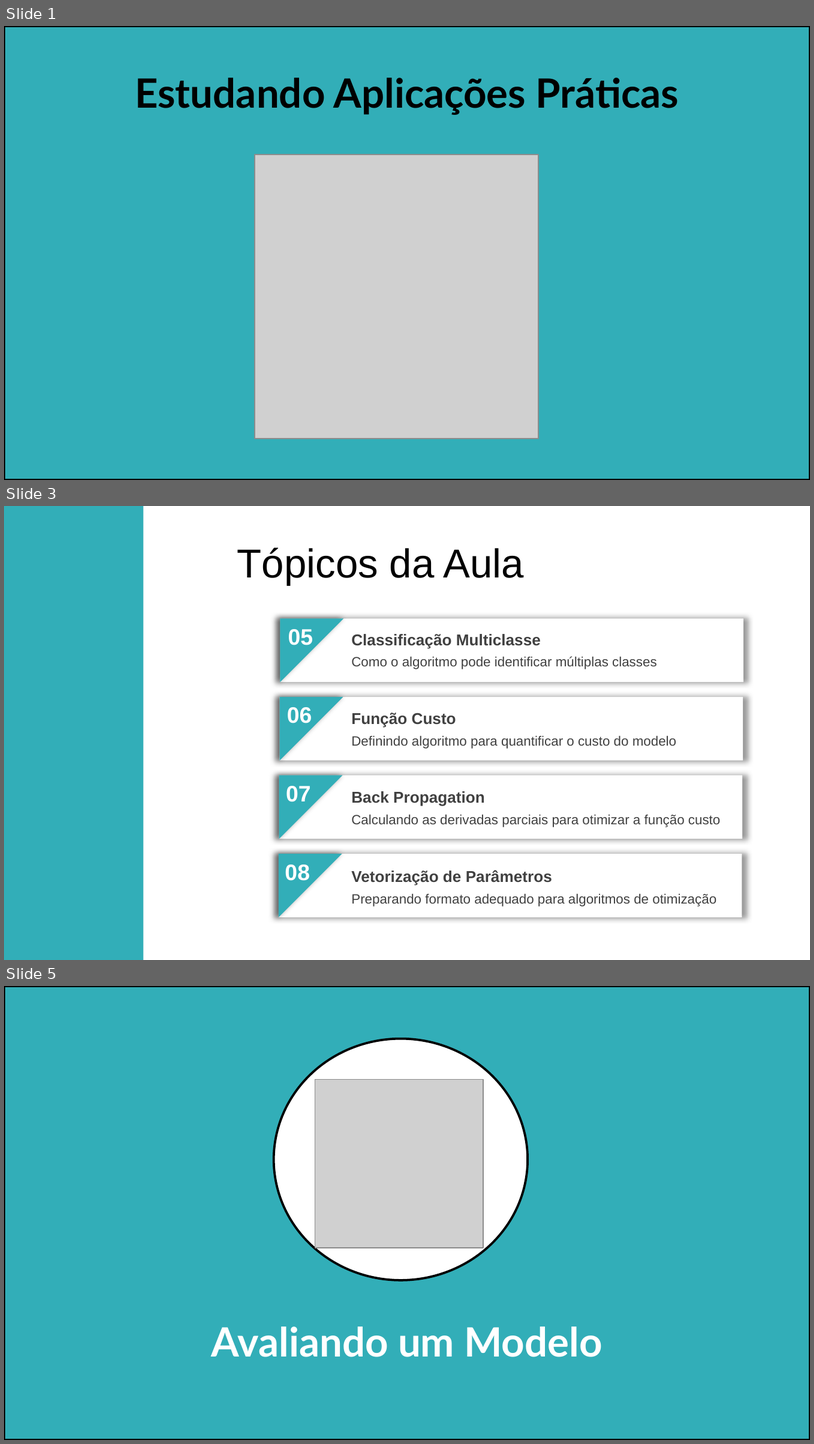
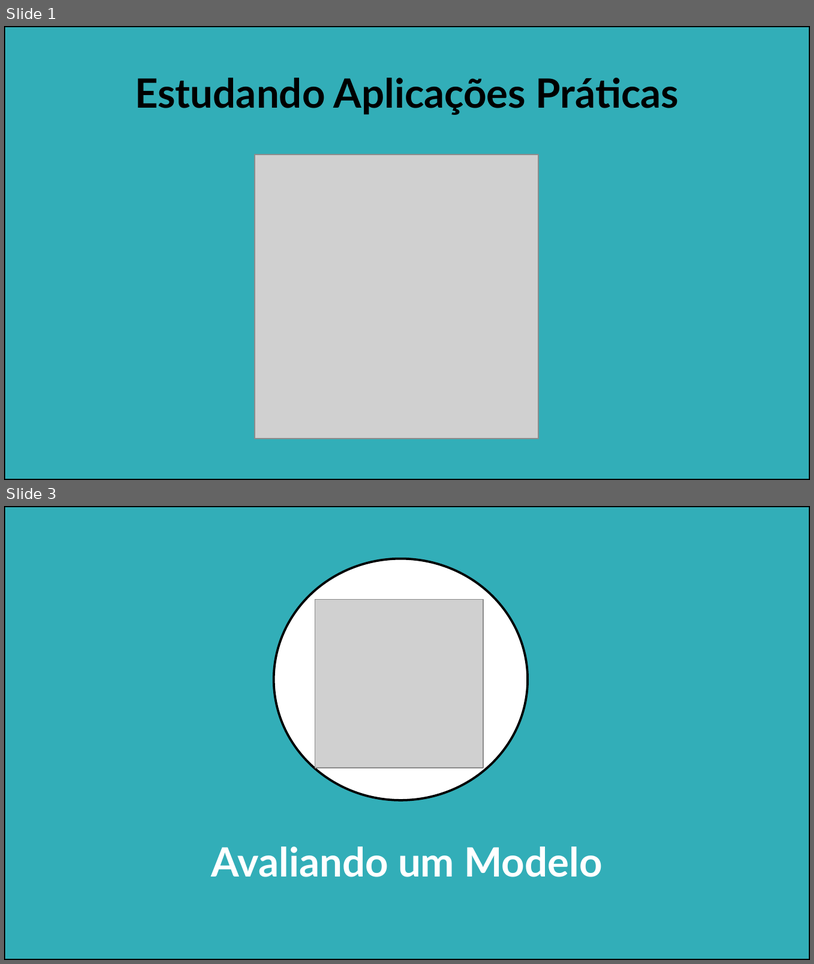
Before and after one commit to APILASTRI/coursera-stanford, a slide deck: machine-learning/notations/semana-6/presentation/09-ml-advices.pptx. Shown one above the other, each under a label of ours: slides 1, 3 and 5 before the commit, slides 1 and 3 after it; the slides between them are not shown. The pictures are 814x1444 and 814x964 pixels, drawn with LibreOffice and Linux fonts; fonts in the diff are those of the drawing; grey boxes stand for pictures; background and template pictures are left out. Boxes give left, top, right and bottom in pixels: in the first picture for what was removed or moved away, otherwise in the second. Text is boxed around its words. In the diff, an @@ line names an element or a change of style, - is before the commit and + after.

```diff
--- a/machine-learning/notations/semana-6/presentation/09-ml-advices.pptx
+++ b/machine-learning/notations/semana-6/presentation/09-ml-advices.pptx
@@ slide 3 removed at box(4, 506, 810, 960), background #FFFFFF @@
@@ rectangle removed at box(4, 506, 144, 959) @@
@@ text removed at box(237, 547, 524, 585) @@
-Tópicos da Aula
@@ rectangle removed at box(281, 619, 744, 682) @@
@@ right triangle removed at box(281, 618, 344, 682) @@
@@ text removed at box(288, 629, 314, 649) @@
-05
@@ text removed at box(351, 634, 541, 648) @@
-Classificação Multiclasse
@@ text removed at box(351, 656, 657, 669) @@
-Como o algoritmo pode identificar múltiplas classes
@@ rectangle removed at box(280, 697, 743, 761) @@
@@ right triangle removed at box(280, 697, 344, 761) @@
@@ text removed at box(287, 707, 312, 723) @@
-06
@@ text removed at box(351, 712, 456, 727) @@
-Função Custo
@@ text removed at box(351, 735, 677, 748) @@
-Definindo algoritmo para quantificar o custo do modelo
@@ rectangle removed at box(279, 775, 743, 839) @@
@@ right triangle removed at box(279, 775, 342, 839) @@
@@ text removed at box(286, 786, 311, 802) @@
-07
@@ text removed at box(351, 791, 485, 806) @@
-Back Propagation
@@ text removed at box(351, 814, 720, 827) @@
-Calculando as derivadas parciais para otimizar a função custo
@@ rectangle removed at box(279, 853, 743, 917) @@
@@ right triangle removed at box(279, 853, 342, 917) @@
@@ text removed at box(285, 864, 310, 880) @@
-08
@@ text removed at box(351, 870, 552, 885) @@
-Vetorização de Parâmetros
@@ text removed at box(351, 893, 717, 906) @@
-Preparando formato adequado para algoritmos de otimização
@@ what was slide 5 is now slide 3 @@
```
Also in this commit, not shown: 3 slides changed, 5 slides added, 1 other slide removed, 36 other files.
